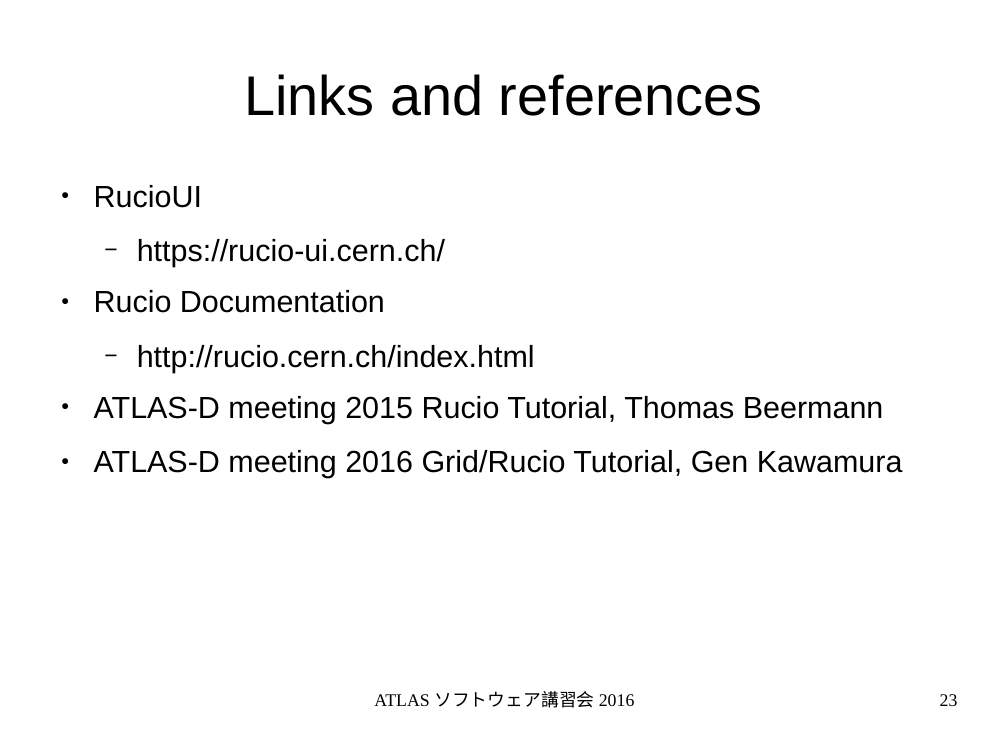
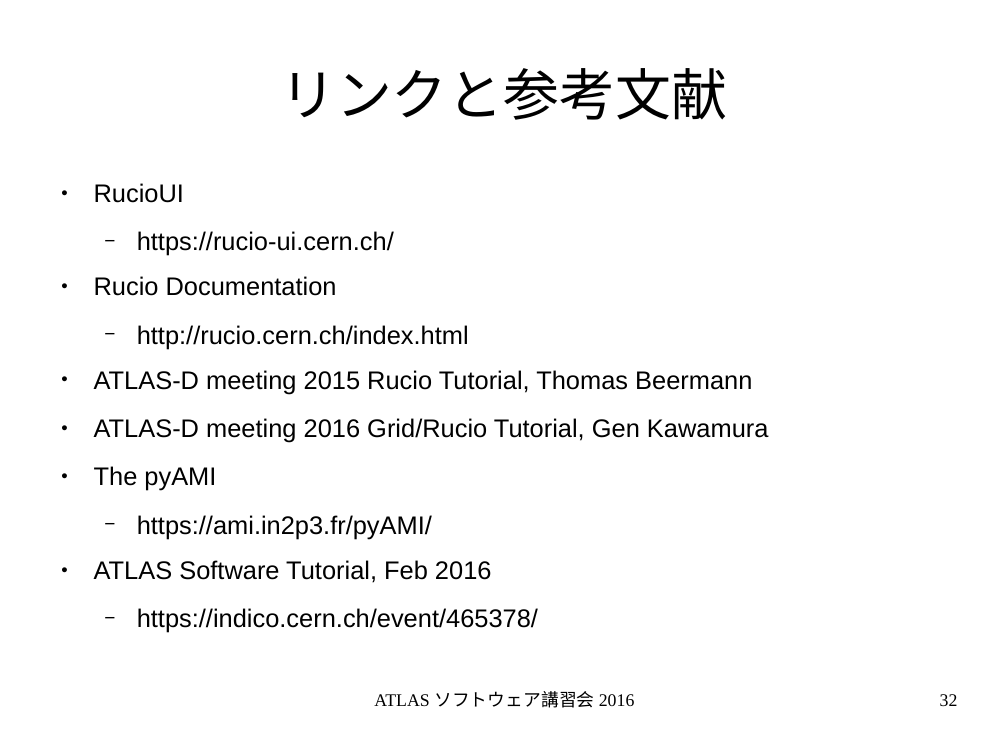
Before and after one commit to GenKawamura/2016-ATLAS-Japan-computing-tutorial, a slide deck: slide 32 of slides/odp/data_management.odp (slide 23 before the commit). Drawn at 1008x756 pixels with LibreOffice and Linux fonts; fonts in the diff are those of the drawing. Boxes give left, top, right and bottom in pixels: in the first picture for what was removed or moved away, otherwise in the second. Text is boxed around its words. In the diff, an @@ line names an element or a change of style, - is before the commit and + after.

```diff
--- a/slides/odp/data_management.odp
+++ b/slides/odp/data_management.odp
@@ title at (x1=280, y1=68, x2=727, y2=120): text changed @@
-Links and references
+リンクと参考文献
@@ text at (x1=94, y1=183, x2=769, y2=442): size 24 to 20 pt in "RucioUI", "https://rucio-ui.cern.ch/", "Rucio Documentation", "http://rucio.cern.ch/index.html" and 2 more places @@
@@ text at (x1=94, y1=466, x2=538, y2=633): paragraphs added @@
+● The pyAMI
+  − https://ami.in2p3.fr/pyAMI/
+● ATLAS Software Tutorial, Feb 2016
+  − https://indico.cern.ch/event/465378/
@@ page number at (x1=940, y1=694, x2=958, y2=706): text changed @@
-23
+32
```
Also in this commit, not shown: 1 other slide changed, 9 slides added, 6 other files.
